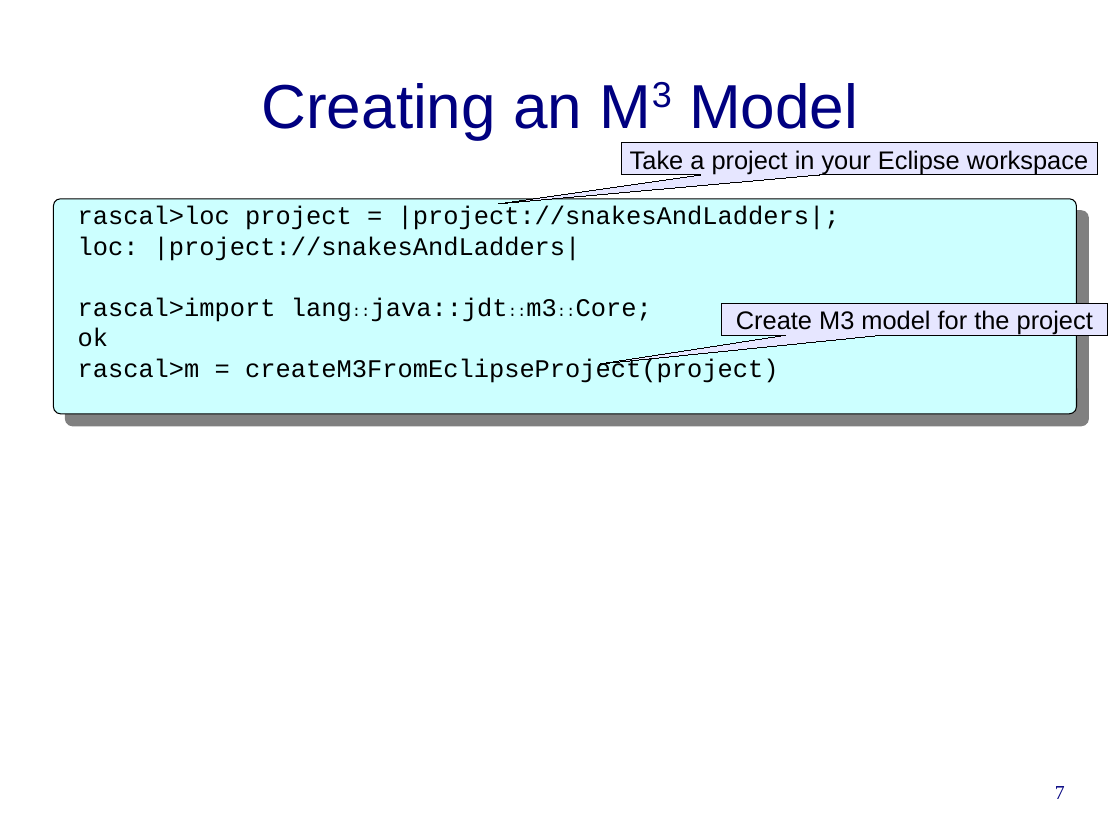
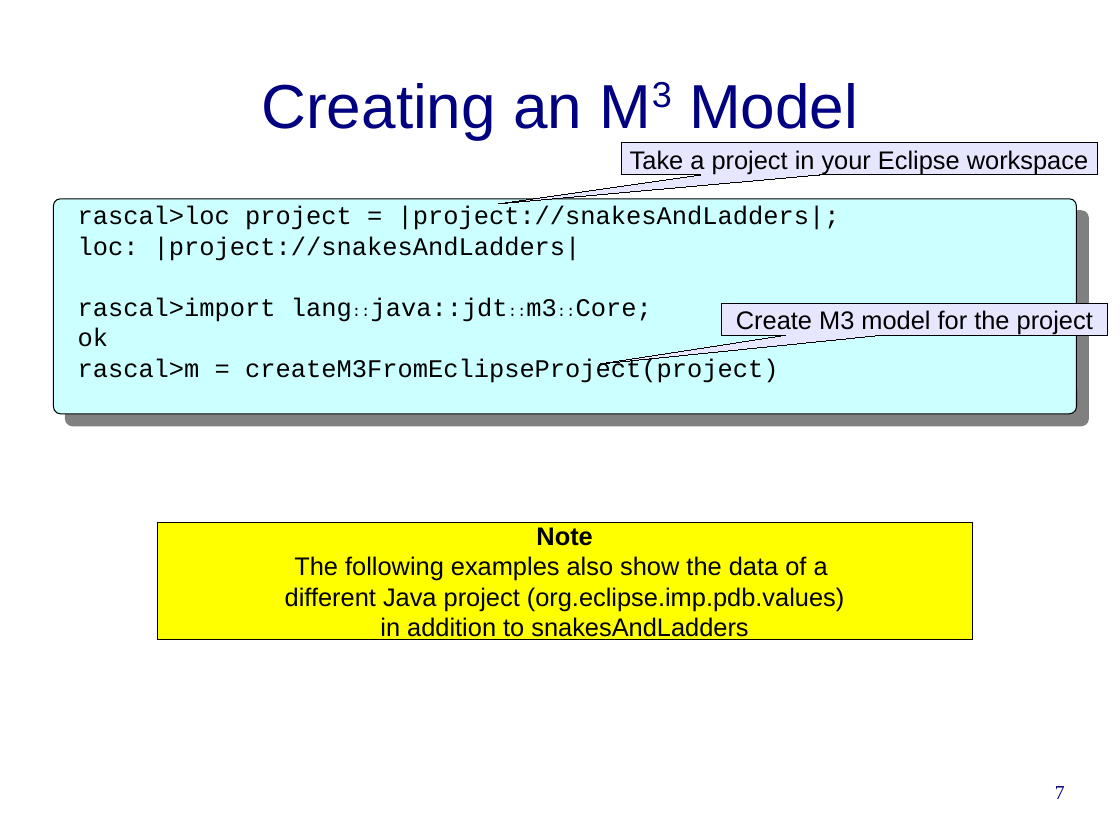
Before and after one commit to cwi-swat/rascal-course-pldi-2015, a slide deck: slide 7 of presentations/M3-overview.odp. Drawn at 1120x840 pixels with LibreOffice and Linux fonts; fonts in the diff are those of the drawing; background and template pictures are left out. Boxes give left, top, right and bottom in pixels: in the first picture for what was removed or moved away, otherwise in the second. Text is boxed around its words. In the diff, an @@ line names an element or a change of style, - is before the commit and + after.

```diff
--- a/presentations/M3-overview.odp
+++ b/presentations/M3-overview.odp
@@ rectangle added at (x1=158, y1=522, x2=973, y2=640), fill #FFFF00, outline #000000 0 pt, 18 pt, text #000000 @@
+Note
+The following examples also show the data of a
+different Java project (org.eclipse.imp.pdb.values)
+in addition to snakesAndLadders
```
Also in this commit, not shown: 1 other slide changed, 1 other file.
